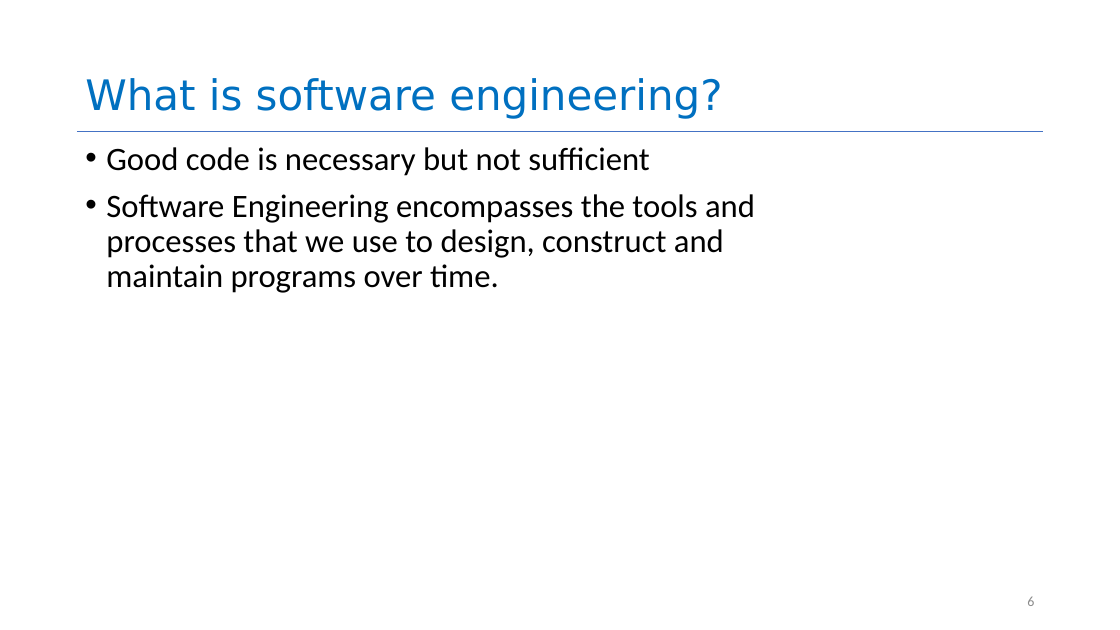
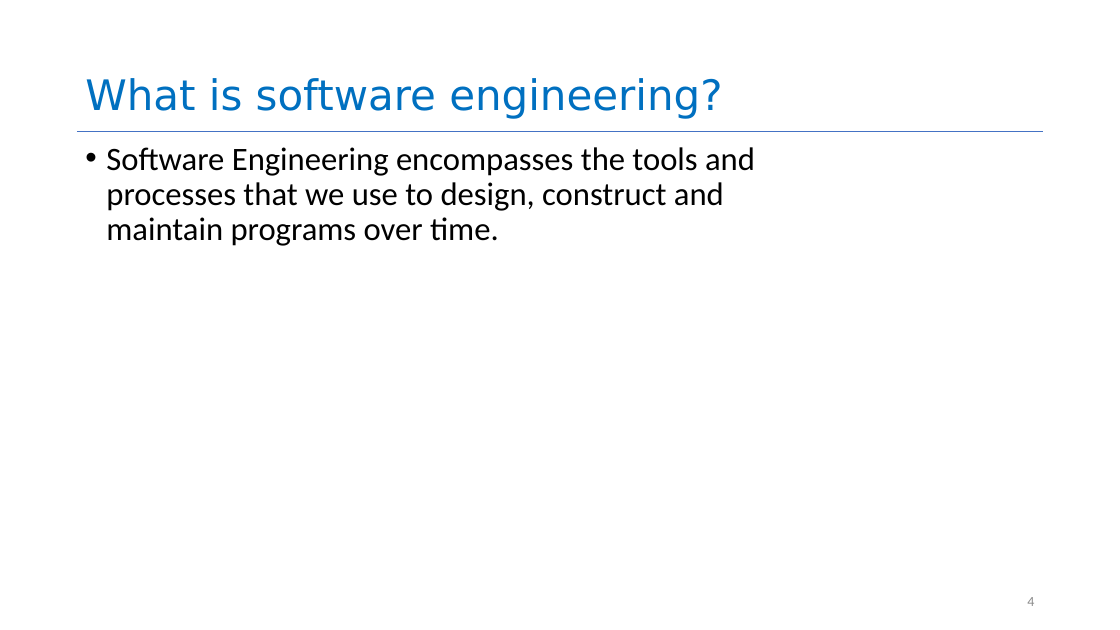
Before and after one commit to neu-se/CS4530-CS5500-Spring-2021, a slide deck: slide 4 of Slides/Lesson 1.1 Course Introduction.pptx (slide 6 before the commit). Drawn at 1120x630 pixels with LibreOffice and Linux fonts; fonts in the diff are those of the drawing. Boxes give left, top, right and bottom in pixels: in the first picture for what was removed or moved away, otherwise in the second. Text is boxed around its words. In the diff, an @@ line names an element or a change of style, - is before the commit and + after.

Commit message:
fixed two typos in L1.1

```diff
--- a/Slides/Lesson 1.1 Course Introduction.pptx
+++ b/Slides/Lesson 1.1 Course Introduction.pptx
@@ text at (106, 147, 650, 176): paragraph removed @@
-• Good code is necessary but not sufficient
@@ page number at (1027, 597, 1034, 606): text changed @@
-6
+4
```
Also in this commit, not shown: 8 other slides changed, 1 slide added.
